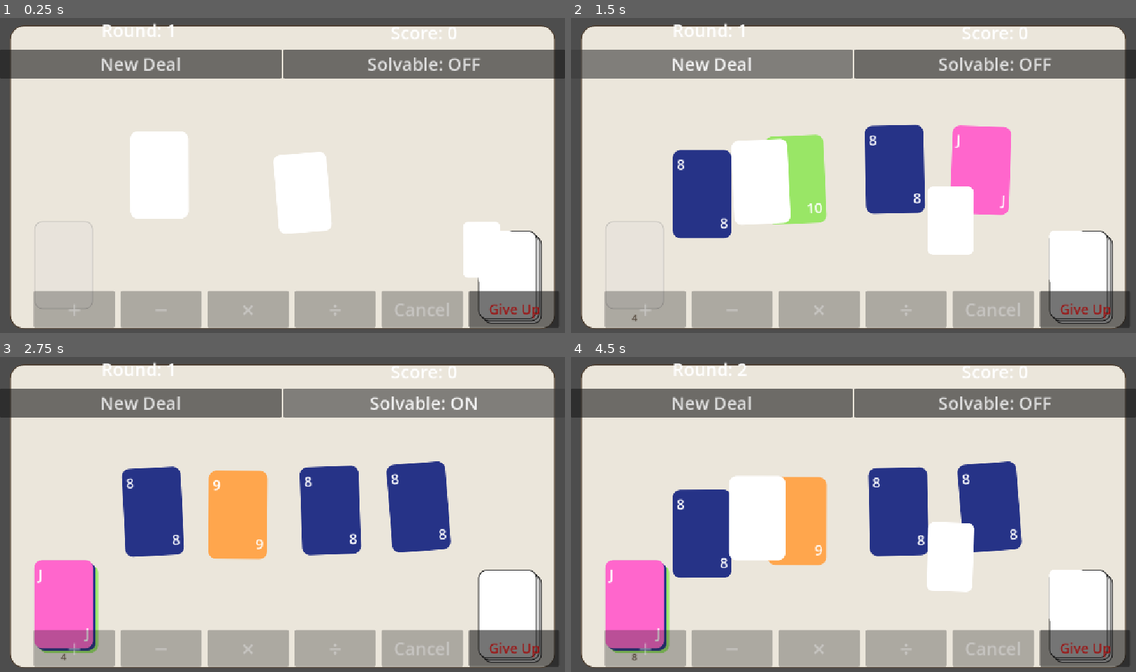
Above: before the commit, frames 1-4 (two rows, left to right).
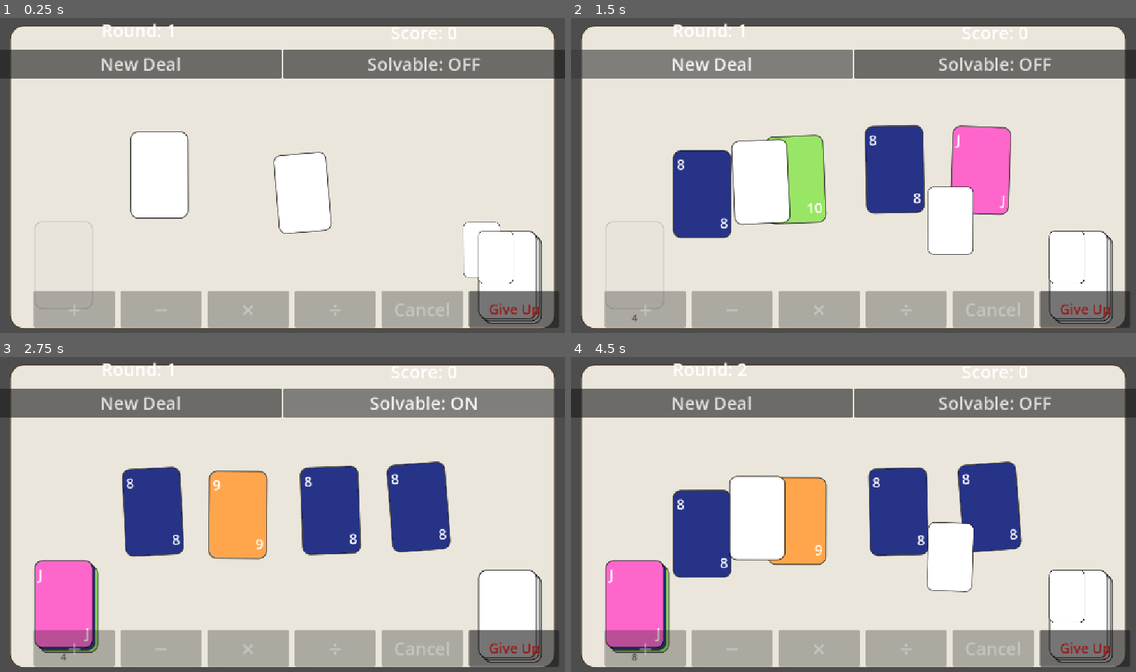
Above: after the commit, the same moments.

Repository: sky-q-xu/card-24
Game: Godot game, scene res://scenes/main.tscn
Same seed, same stepped clock (60 frames per second), same inputs: the game is played once before the commit and once after it.
Inputs:
- Up to frame 1 (0.25 s): no input
- Up to frame 2 (1.5 s): click "New Deal" at 0.5 s; click "New Deal" at 1.25 s
- Up to frame 3 (2.75 s): click "Solvable: OFF" at 2 s
- Up to frame 4 (4.5 s): click "Solvable: ON" at 2.75 s; click "Give Up" at 3.5 s; click "Next Round" at 4.25 s

The runs differ from the first frame. In frame 1, 0.5% of the frame differs, in the area x 23-91%, y 36-85%; in frame 2, 1.1%; in frame 3, 1.3%; in frame 4, 1.6%, in the area x 6-91%, y 33-94%.

Commit message:
Add black border to all card surfaces
Move the border (2px, 65% black) into _make_style so it applies
everywhere: face-up live cards, face-down dealing cards, merged stack
layers, and discard pile cards. Simplify _make_card_style to just
delegate to _make_style. Fix reveal_face to use _make_card_style
instead of the borderless _make_style.

Co-Authored-By: Claude Sonnet 4.6 <noreply@anthropic.com>

Diff:
--- a/scripts/card.gd
+++ b/scripts/card.gd
@@ -46,14 +46,13 @@
 	s.corner_radius_top_right = 16
 	s.corner_radius_bottom_left = 16
 	s.corner_radius_bottom_right = 16
-	return s
-
-func _make_card_style(v: float) -> StyleBoxFlat:
-	var s := _make_style(_color_for_value(v))
 	s.border_width_left = 2; s.border_width_top = 2
 	s.border_width_right = 2; s.border_width_bottom = 2
-	s.border_color = Color(0, 0, 0, 0.25)
+	s.border_color = Color(0, 0, 0, 0.65)
 	return s
+
+func _make_card_style(v: float) -> StyleBoxFlat:
+	return _make_style(_color_for_value(v))
 
 func _make_merged_style() -> StyleBoxFlat:
 	var s := StyleBoxFlat.new()
@@ -83,7 +82,7 @@
 	$Panel/BottomLabel.visible = false
 
 func reveal_face() -> void:
-	$Panel.add_theme_stylebox_override("panel", _make_style(_color_for_value(value)))
+	$Panel.add_theme_stylebox_override("panel", _make_card_style(value))
 	$Panel/TopLabel.visible = true
 	$Panel/BottomLabel.visible = true
 
